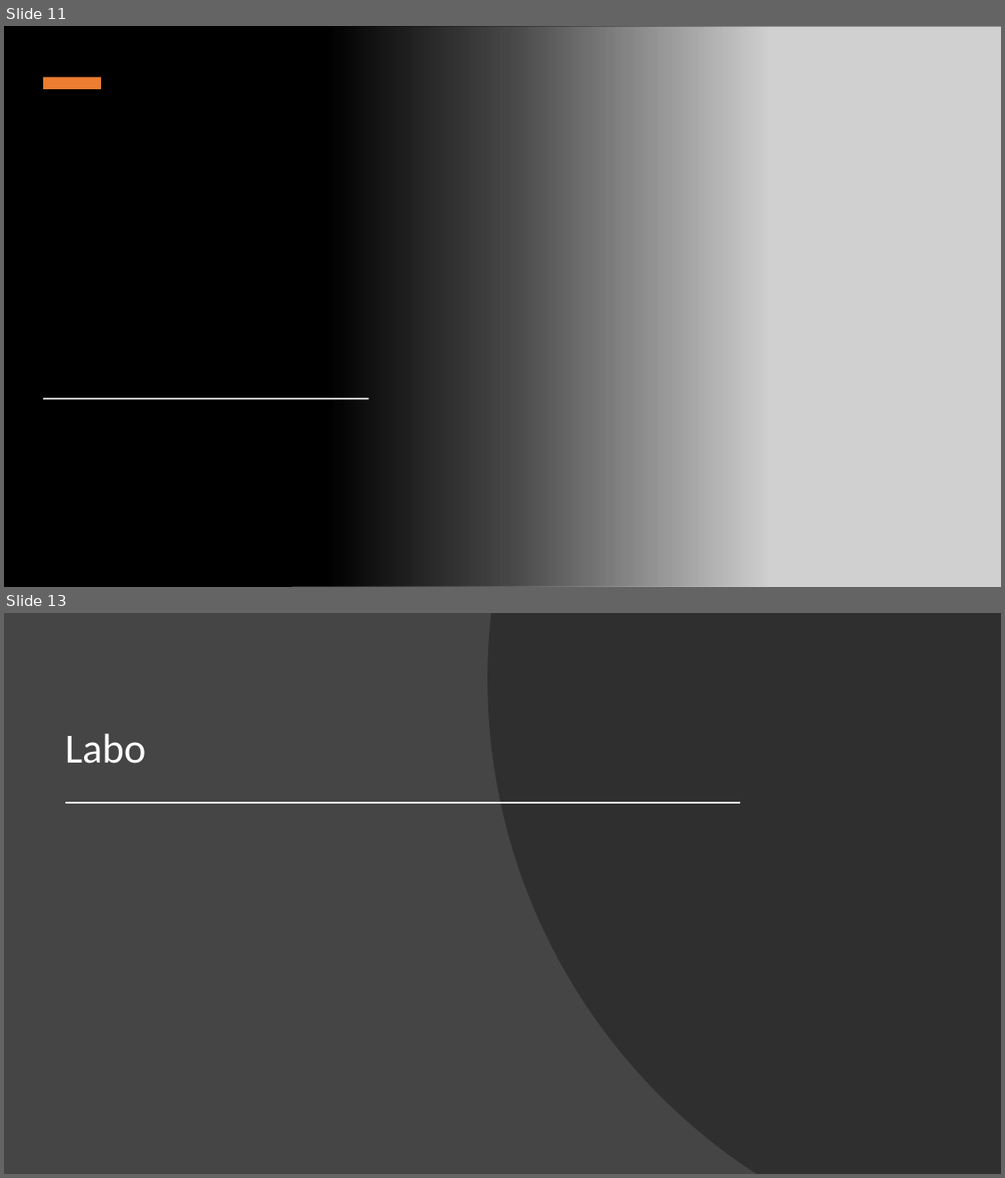
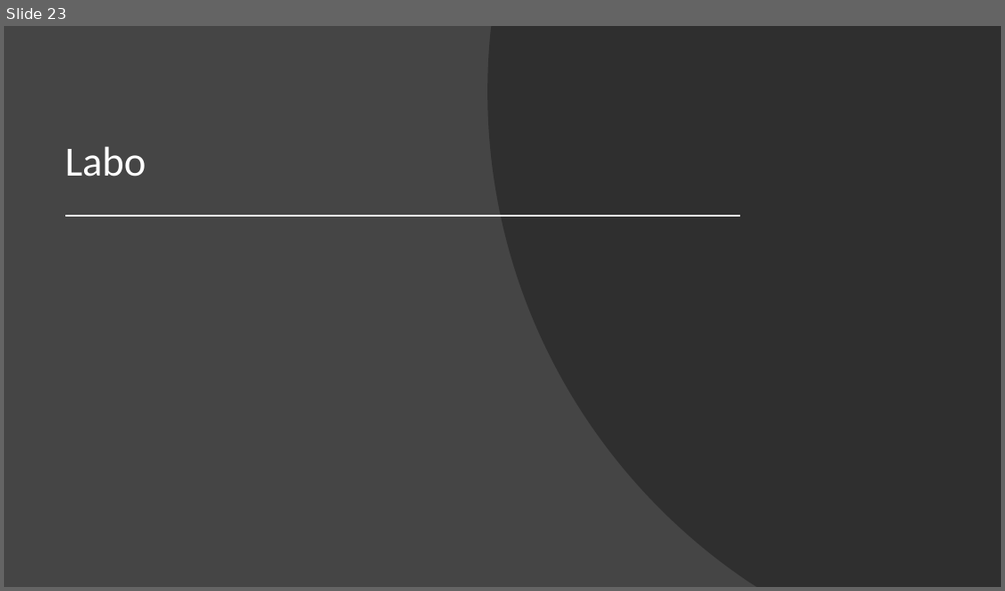
Before and after one commit to Fleximinded/BasicCSharp, a slide deck: Powerpoints/Projectmanagement.pptx. Shown one above the other, each under a label of ours: slides 11 and 13 before the commit, slide 23 after it; the slides between them are not shown. The pictures are 1005x1178 and 1005x591 pixels, drawn with LibreOffice and Linux fonts; fonts in the diff are those of the drawing; grey boxes stand for pictures. Boxes give left, top, right and bottom in pixels: in the first picture for what was removed or moved away, otherwise in the second. Text is boxed around its words. In the diff, an @@ line names an element or a change of style, - is before the commit and + after.

```diff
--- a/Powerpoints/Projectmanagement.pptx
+++ b/Powerpoints/Projectmanagement.pptx
@@ slide 11 removed at bbox=[4, 26, 1001, 587], background #000000 @@
@@ rectangle removed at bbox=[4, 26, 768, 587] @@
@@ picture removed at bbox=[291, 26, 1001, 587] @@
@@ rectangle removed at bbox=[43, 78, 101, 89] @@
@@ rectangle removed at bbox=[44, 398, 369, 399] @@
@@ what was slide 13 is now slide 23 @@
```
Also in this commit, not shown: 12 slides added, 1 other slide removed, 10 other files.
